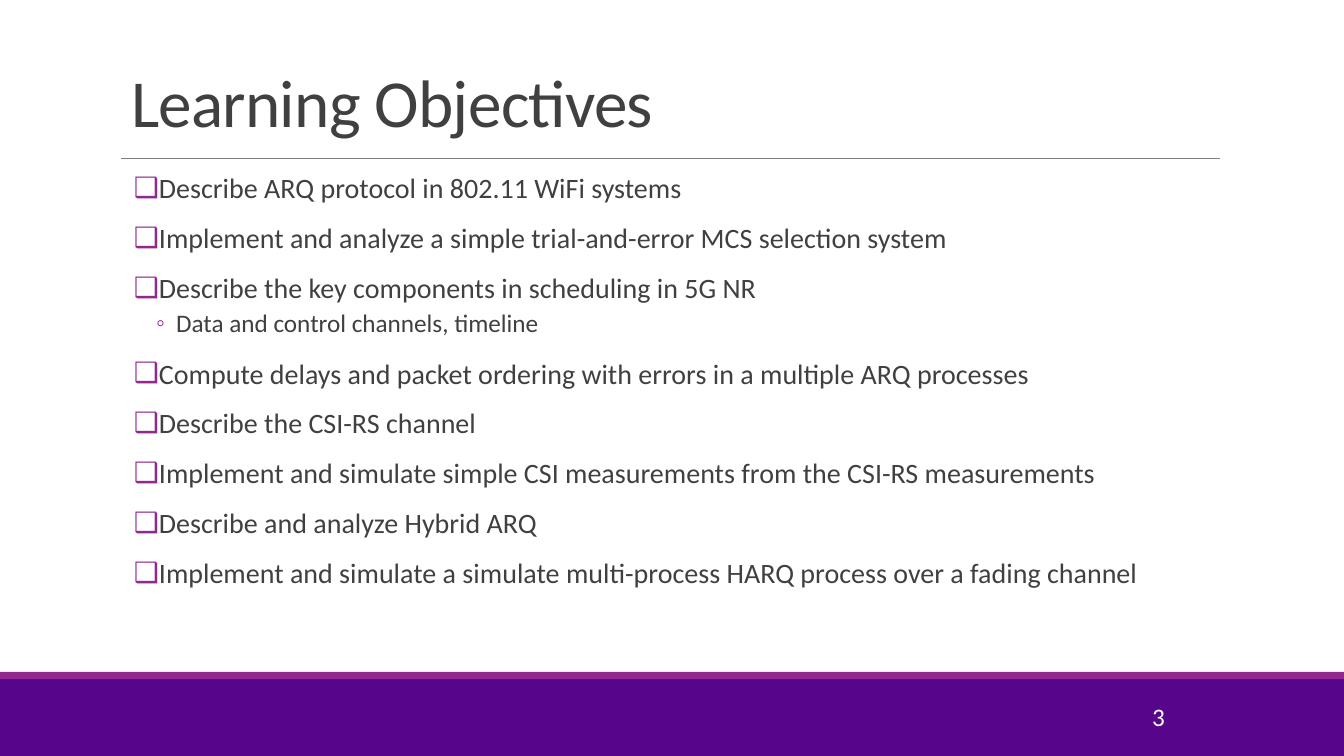
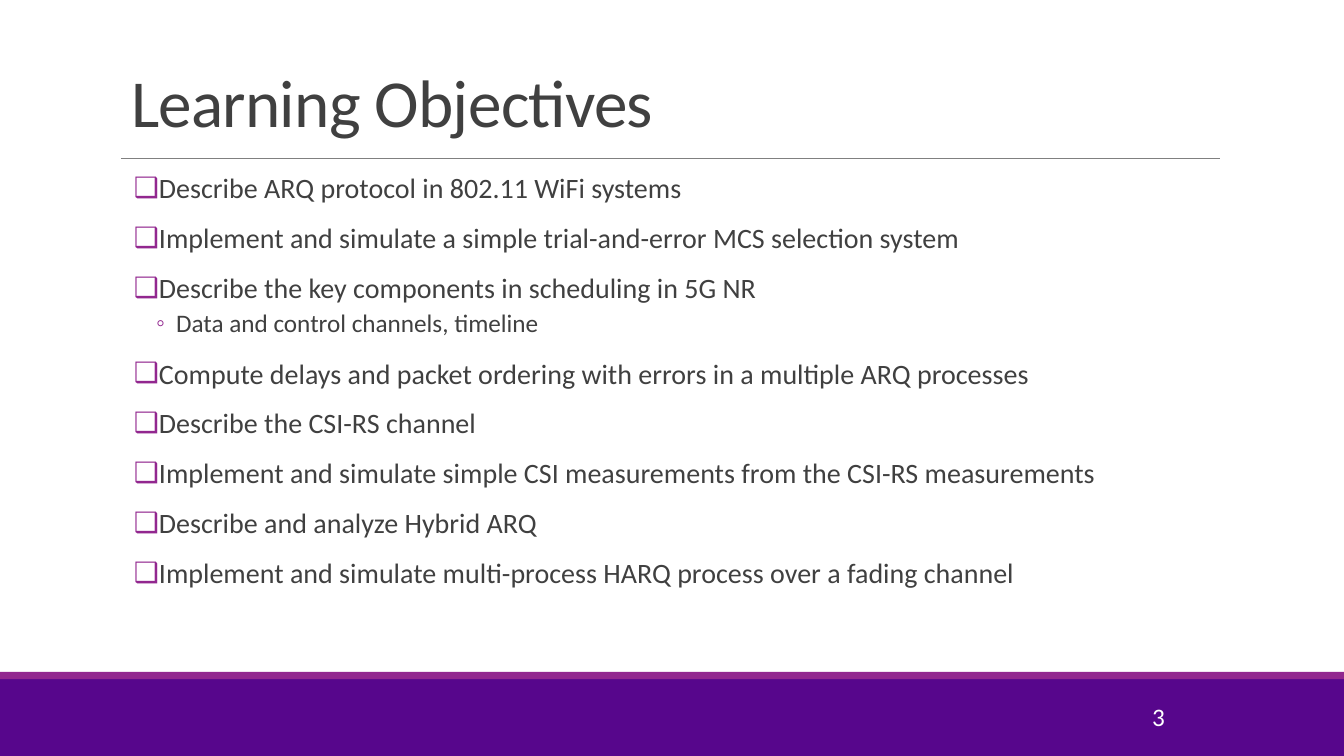
Before and after one commit to sdrangan/wirelesscomm, a slide deck: slide 3 of lectures/Unit05_AMC.pptx. Drawn at 1344x756 pixels with LibreOffice and Linux fonts; fonts in the diff are those of the drawing; background and template pictures are left out. Boxes give left, top, right and bottom in pixels: in the first picture for what was removed or moved away, otherwise in the second. Text is boxed around its words. In the diff, an @@ line names an element or a change of style, - is before the commit and + after.

```diff
--- a/lectures/Unit05_AMC.pptx
+++ b/lectures/Unit05_AMC.pptx
@@ text at bbox=[159, 228, 959, 253]: text changed @@
-❑ Implement and analyze a simple trial-and-error MCS selection system
+❑ Implement and simulate a simple trial-and-error MCS selection system
@@ text at bbox=[159, 563, 1014, 588]: text changed @@
-❑ Implement and simulate a simulate multi-process HARQ process over a fading channel
+❑ Implement and simulate multi-process HARQ process over a fading channel
```
Also in this commit, not shown: 5 other slides changed, 1 other file.
